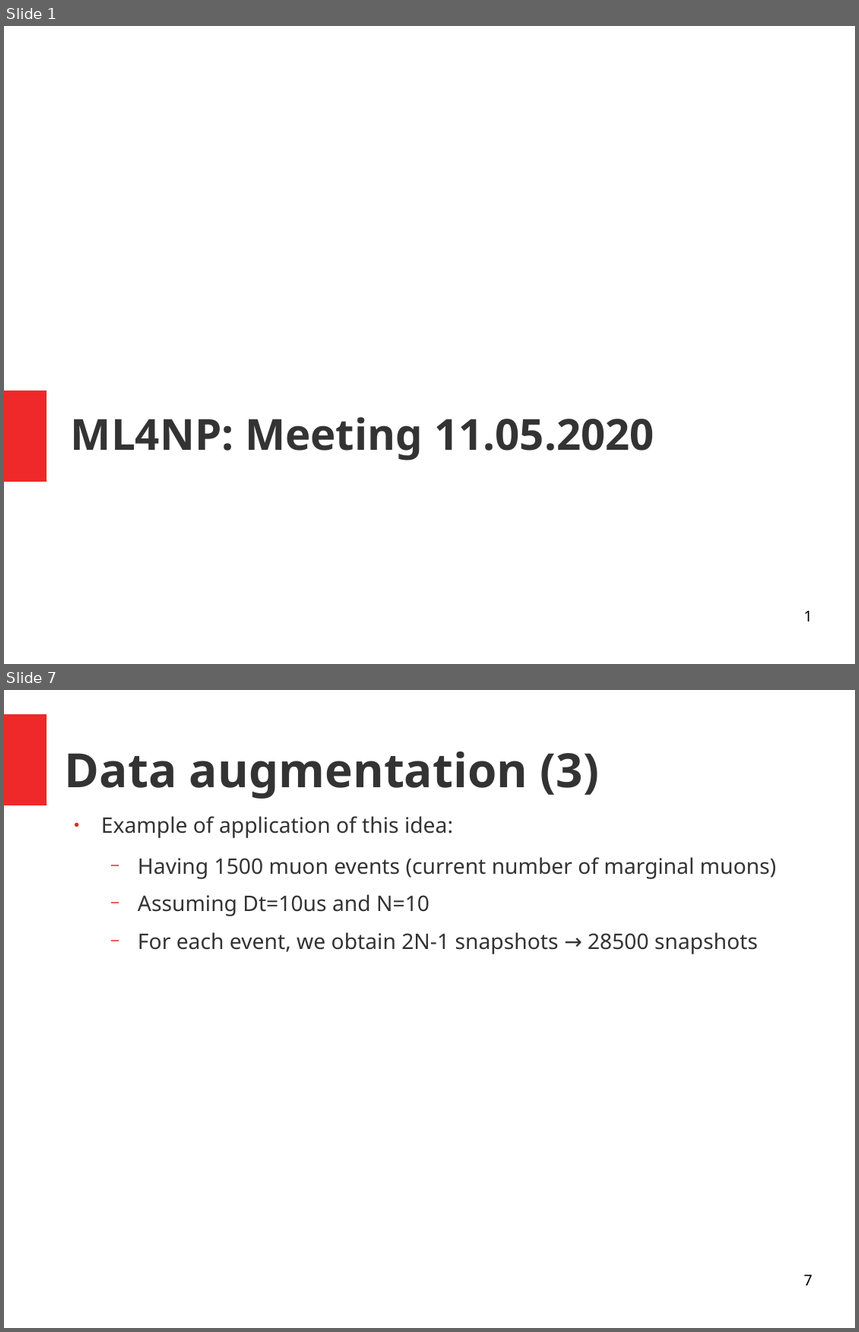
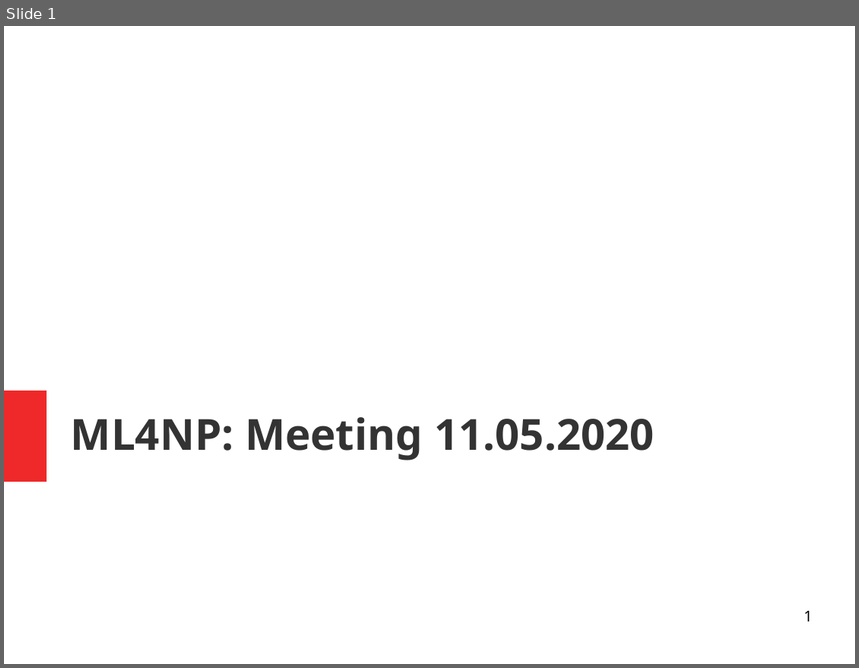
Before and after one commit to luigiberducci/ML4NP, a slide deck: Docs/meeting_ml4np_11mag2020.odp. Shown one above the other, each under a label of ours: slides 1 and 7 before the commit, slide 1 after it; the slides between them are not shown. The pictures are 859x1332 and 859x668 pixels, drawn with LibreOffice and Linux fonts; fonts in the diff are those of the drawing. Boxes give left, top, right and bottom in pixels: in the first picture for what was removed or moved away, otherwise in the second. Text is boxed around its words. In the diff, an @@ line names an element or a change of style, - is before the commit and + after.

```diff
--- a/Docs/meeting_ml4np_11mag2020.odp
+++ b/Docs/meeting_ml4np_11mag2020.odp
@@ slide 7 removed at bbox=[4, 690, 855, 1328], background #FFFFFF @@
@@ rectangle removed at bbox=[4, 714, 47, 805] @@
@@ title removed at bbox=[65, 752, 600, 799] @@
-Data augmentation (3)
@@ text removed at bbox=[101, 816, 776, 954] @@
-● Example of application of this idea:
-  − Having 1500 muon events (current number of marginal muons)
-  − Assuming Dt=10us and N=10
-  − For each event, we obtain 2N-1 snapshots → 28500 snapshots
@@ page number removed at bbox=[804, 1275, 813, 1286] @@
-7
```
Also in this commit, not shown: 5 slides changed, 3 slides added, 7 other slides removed.
